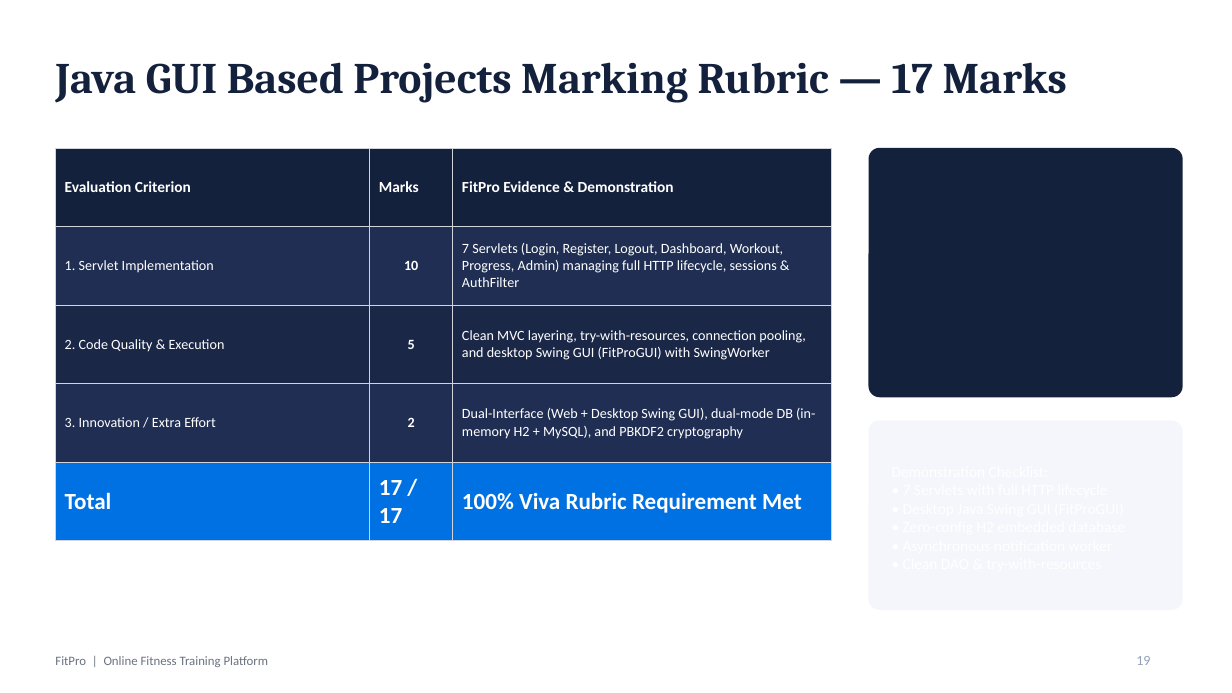
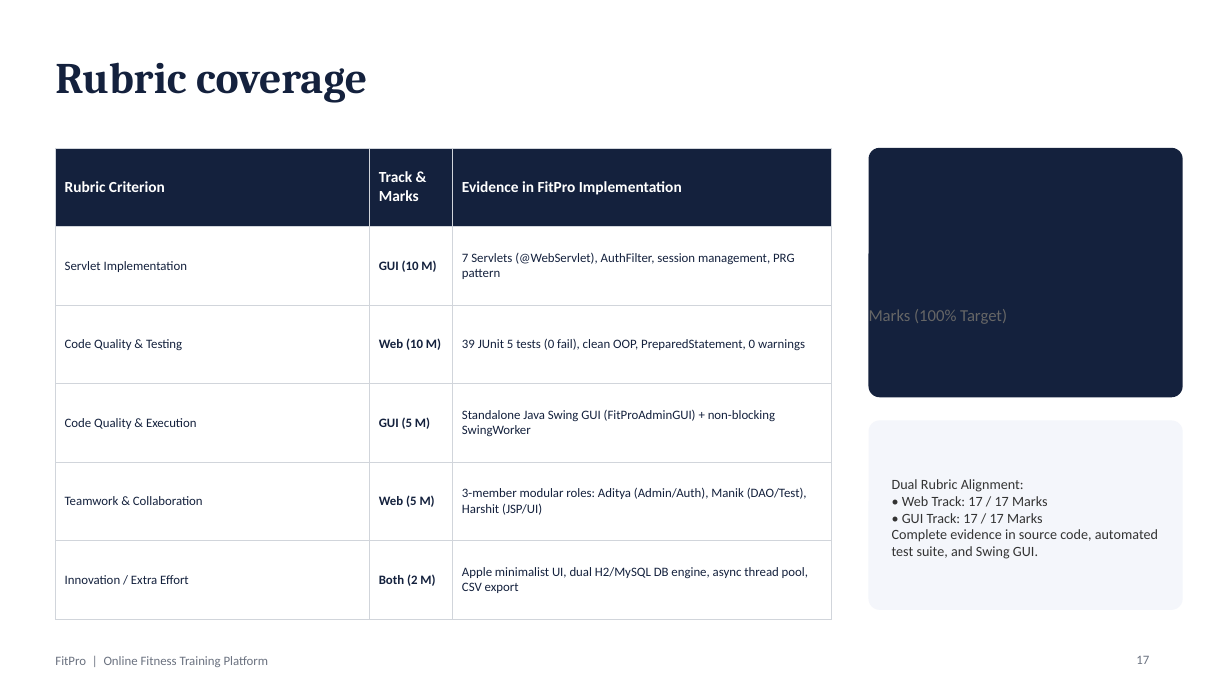
Before and after one commit to adiithakurr110/FitPro-Fitness-Platform, a slide deck: slide 17 of docs/FitPro_Final_Presentation.pptx (slide 19 before the commit). Drawn at 1232x693 pixels with LibreOffice and Linux fonts; fonts in the diff are those of the drawing. Boxes give left, top, right and bottom in pixels: in the first picture for what was removed or moved away, otherwise in the second. Text is boxed around its words. In the diff, an @@ line names an element or a change of style, - is before the commit and + after.

Commit message:
docs: align rubric mapping and presentation slide with college marking criteria

```diff
--- a/docs/FitPro_Final_Presentation.pptx
+++ b/docs/FitPro_Final_Presentation.pptx
@@ title at (55,62,367,103): text changed @@
-Java GUI Based Projects Marking Rubric — 17 Marks
+Rubric coverage
@@ table at (55,148,832,597) @@
-row 1: Evaluation Criterion | Marks | FitPro Evidence & Demonstration
-row 2: 1. Servlet Implementation | 10 | 7 Servlets (Login, Register, Logout, Dashboard, Workout, Progress, Admin) managing full HTTP lifecycle, sessions & AuthFilter
-row 3: 2. Code Quality & Execution | 5 | Clean MVC layering, try-with-resources, connection pooling, and desktop Swing GUI (FitProGUI) with SwingWorker
-row 4: 3. Innovation / Extra Effort | 2 | Dual-Interface (Web + Desktop Swing GUI), dual-mode DB (in-memory H2 + MySQL), and PBKDF2 cryptography
-row 5: Total | 17 / 17 | 100% Viva Rubric Requirement Met
+row 1: Rubric Criterion | Track & Marks | Evidence in FitPro Implementation
+row 2: Servlet Implementation | GUI (10 M) | 7 Servlets (@WebServlet), AuthFilter, session management, PRG pattern
+row 3: Code Quality & Testing | Web (10 M) | 39 JUnit 5 tests (0 fail), clean OOP, PreparedStatement, 0 warnings
+row 4: Code Quality & Execution | GUI (5 M) | Standalone Java Swing GUI (FitProAdminGUI) + non-blocking SwingWorker
+row 5: Teamwork & Collaboration | Web (5 M) | 3-member modular roles: Aditya (Admin/Auth), Manik (DAO/Test), Harshit (JSP/UI)
+row 6: Innovation / Extra Effort | Both (2 M) | Apple minimalist UI, dual H2/MySQL DB engine, async thread pool, CSV export
@@ text added at (869,309,1007,324), 13 pt, text #666666 @@
+Marks (100% Target)
@@ text added at (892,479,1158,559), 11 pt, text #333333 @@
+Dual Rubric Alignment:
+• Web Track: 17 / 17 Marks
+• GUI Track: 17 / 17 Marks
+Complete evidence in source code, automated test suite, and Swing GUI.
@@ page number at (1136,656,1149,664): text changed; size 11 to 10 pt; text colour #94A3B8 to #6B7280 @@
-19
+17
```
Also in this commit, not shown: 15 other slides changed, 1 slide added, 6 slides removed, 1 other file.
